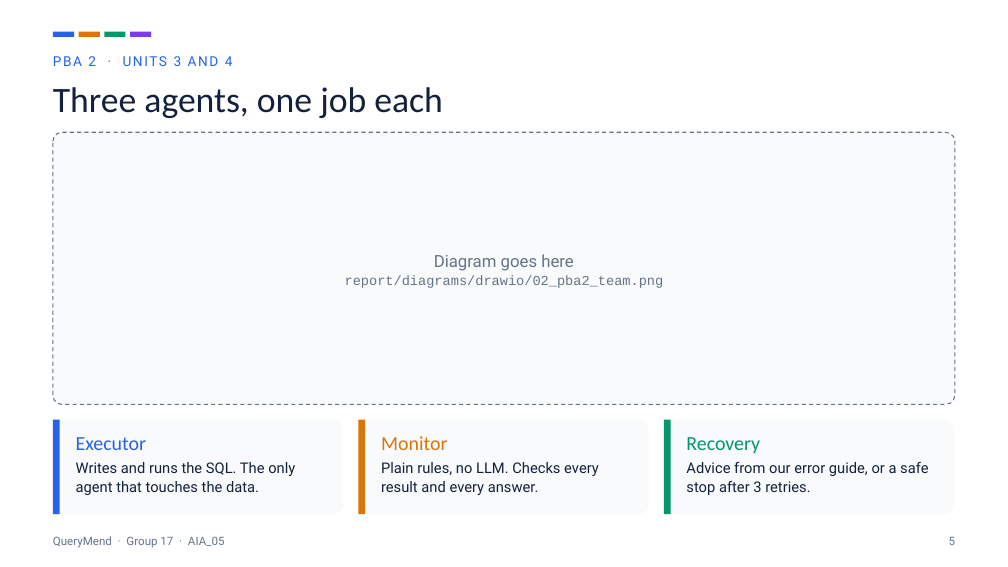
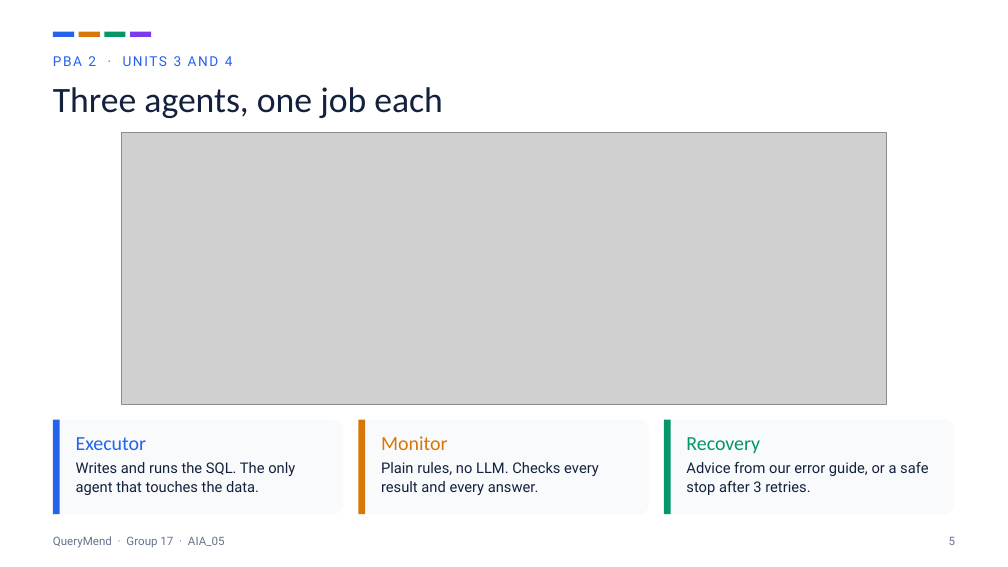
Before and after one commit to Swaraj-Mandre/FailureDetectionAgent, a slide deck: slide 5 of presentation/QueryMend_slides.pptx. Drawn at 1008x567 pixels with LibreOffice and Linux fonts; fonts in the diff are those of the drawing; grey boxes stand for pictures. Boxes give left, top, right and bottom in pixels: in the first picture for what was removed or moved away, otherwise in the second. Text is boxed around its words. In the diff, an @@ line names an element or a change of style, - is before the commit and + after.

Commit message:
Deck with the rendered diagrams

```diff
--- a/presentation/QueryMend_slides.pptx
+++ b/presentation/QueryMend_slides.pptx
@@ rounded rectangle removed at [53, 132, 955, 405] @@
@@ picture added at [121, 132, 886, 405] @@
@@ text removed at [345, 254, 664, 288] @@
-Diagram goes here
-report/diagrams/drawio/02_pba2_team.png
```
Also in this commit, not shown: 4 other slides changed, 1 other file.
